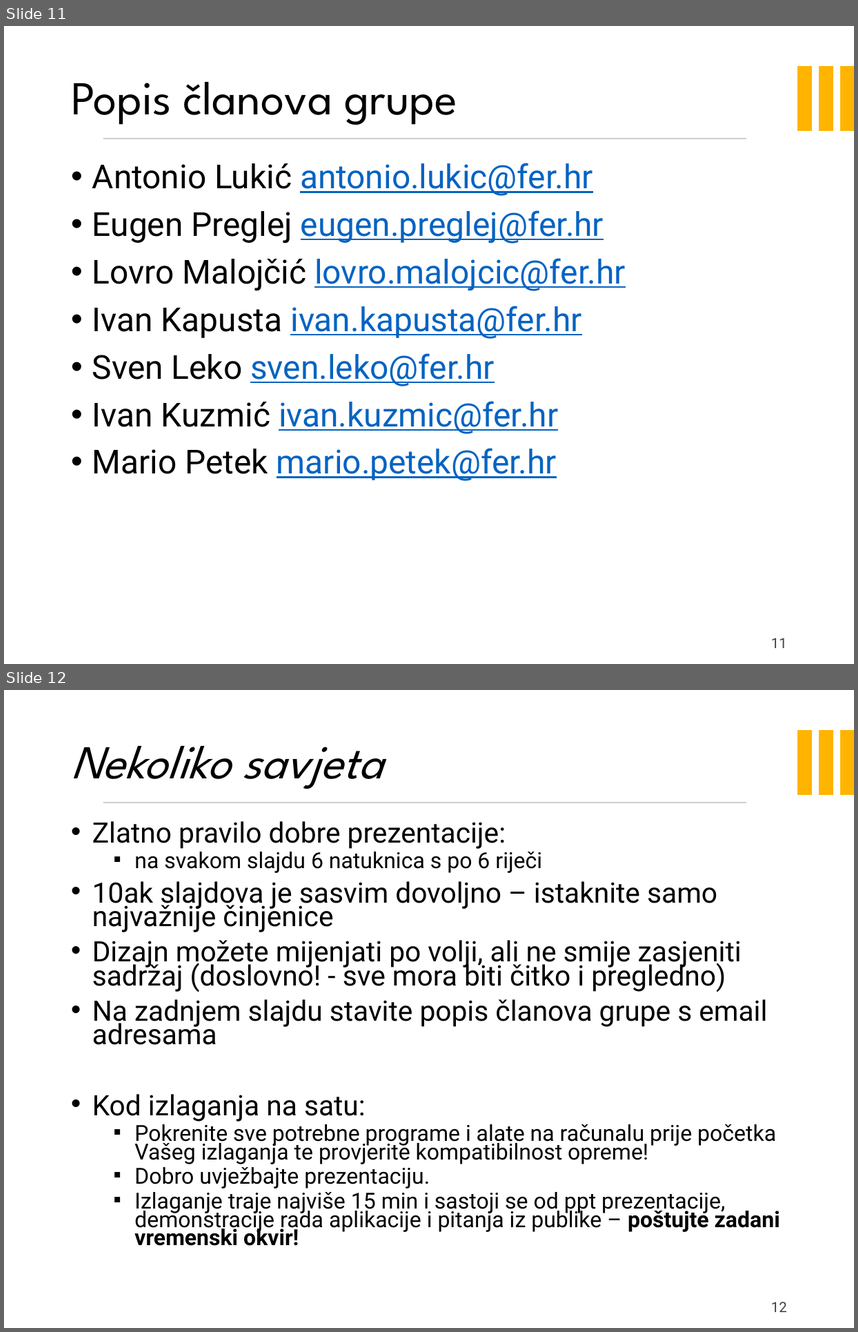
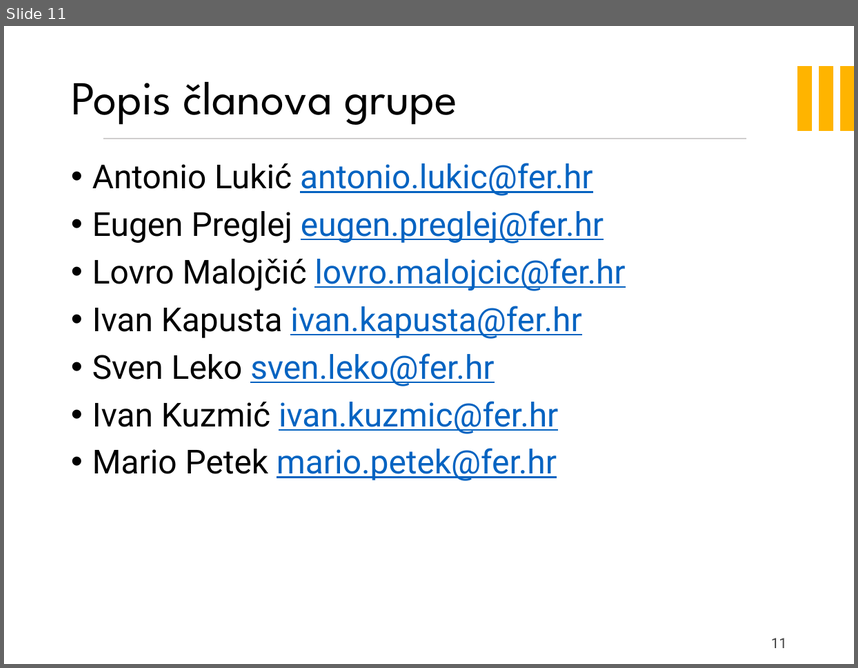
Before and after one commit to sleko01/cuvari-pasa, a slide deck: PrezentacijaProjekata.pptx. Shown one above the other, each under a label of ours: slides 11 and 12 before the commit, slide 11 after it. The pictures are 858x1332 and 858x668 pixels, drawn with LibreOffice and Linux fonts; fonts in the diff are those of the drawing; background and template pictures are left out. Boxes give left, top, right and bottom in pixels: in the first picture for what was removed or moved away, otherwise in the second. Text is boxed around its words. In the diff, an @@ line names an element or a change of style, - is before the commit and + after.

Commit message:
Dovrsena prezentacija

```diff
--- a/PrezentacijaProjekata.pptx
+++ b/PrezentacijaProjekata.pptx
@@ slide 12 removed at <box>4,690,854,1328</box>, background picture (left out); not listed: 4 template elements that a slide beside it also shows @@
@@ title removed at <box>71,746,383,789</box> @@
-Nekoliko savjeta
@@ text removed at <box>92,821,780,1245</box> @@
-• Zlatno pravilo dobre prezentacije:
-  ▪ na svakom slajdu 6 natuknica s po 6 riječi
-• 10ak slajdova je sasvim dovoljno – istaknite samo najvažnije činjenice
-• Dizajn možete mijenjati po volji, ali ne smije zasjeniti sadržaj (doslovno! - sve mora biti čitko i pregledno)
-• Na zadnjem slajdu stavite popis članova grupe s email adresama
-• Kod izlaganja na satu:
-  ▪ Pokrenite sve potrebne programe i alate na računalu prije početka Vašeg izlaganja te provjerite kompatibilnost opreme!
-  ▪ Dobro uvježbajte prezentaciju.
-  ▪ Izlaganje traje najviše 15 min i sastoji se od ppt prezentacije, demonstracije rada aplikacije i pitanja iz publike – poštujte zadani vremenski okvir!
@@ page number removed at <box>771,1301,787,1312</box> @@
-12
```
